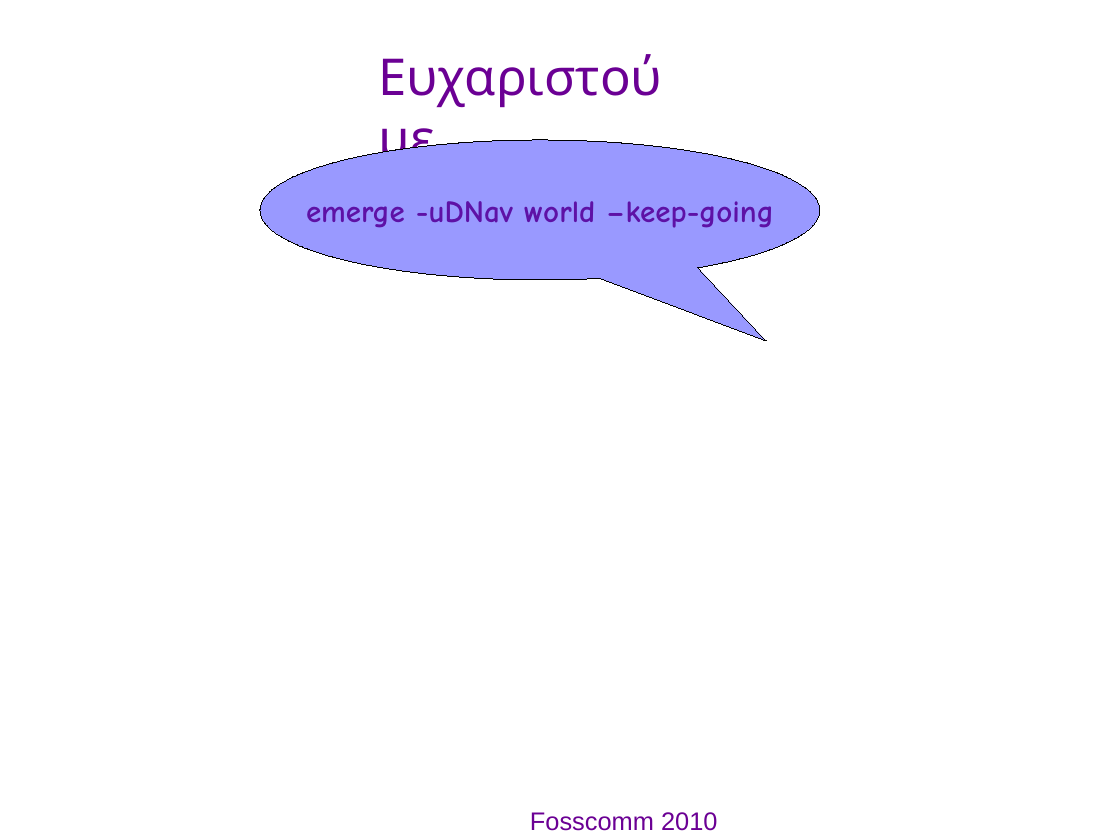
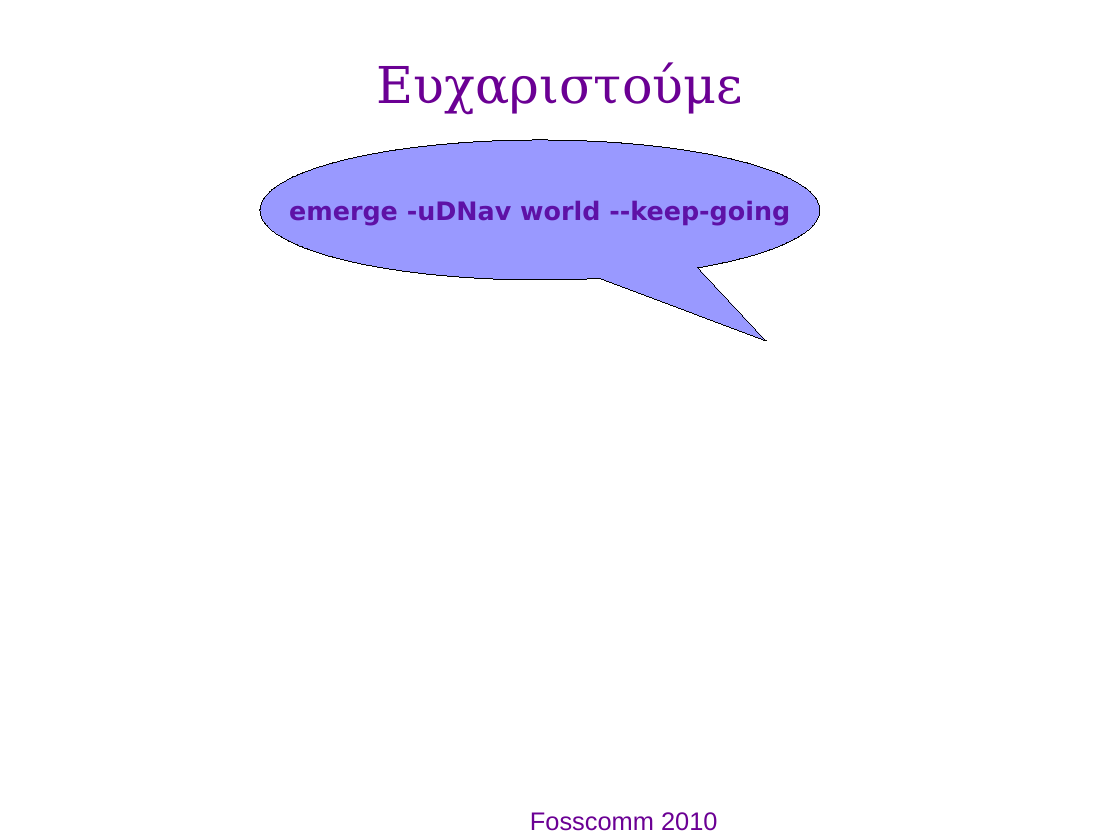
Before and after one commit to gentoo-el/presentations, a slide deck: slide 16 of fosscom-2010_pres.odp (slide 15 before the commit). Drawn at 1120x840 pixels with LibreOffice and Linux fonts; fonts in the diff are those of the drawing; background and template pictures are left out. Boxes give left, top, right and bottom in pixels: in the first picture for what was removed or moved away, otherwise in the second. Text is boxed around its words. In the diff, an @@ line names an element or a change of style, - is before the commit and + after.

Commit message:
foscomm presentation update
better backgrounds
much better font all around (dejavu)
optimized presentation categories
various changes here and there
example pages are meant to be presented in a live system

```diff
--- a/fosscom-2010_pres.odp
+++ b/fosscom-2010_pres.odp
@@ text "Ευχαριστούμε": place and size @@
-text "Ευχαριστούμε" at bbox=[369, 40, 700, 121]
+text "Ευχαριστούμε" at bbox=[377, 62, 743, 115]
@@ text "Ευχαριστούμε" at bbox=[377, 62, 743, 115]: font Comic Neue to DejaVu Serif @@
@@ text in speech bubble at bbox=[289, 200, 790, 226]: text changed; size 22 to 18 pt; font Comic Neue to DejaVu Sans @@
-emerge -uDNav world –keep-going
+emerge -uDNav world --keep-going
```
Also in this commit, not shown: 7 other slides changed, 8 slides added, 7 slides removed.
